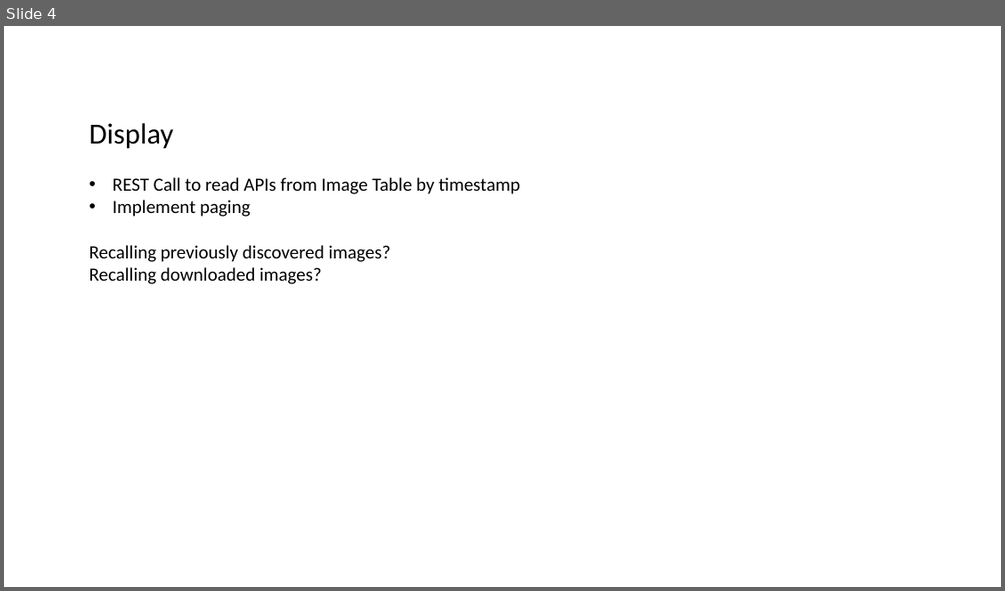
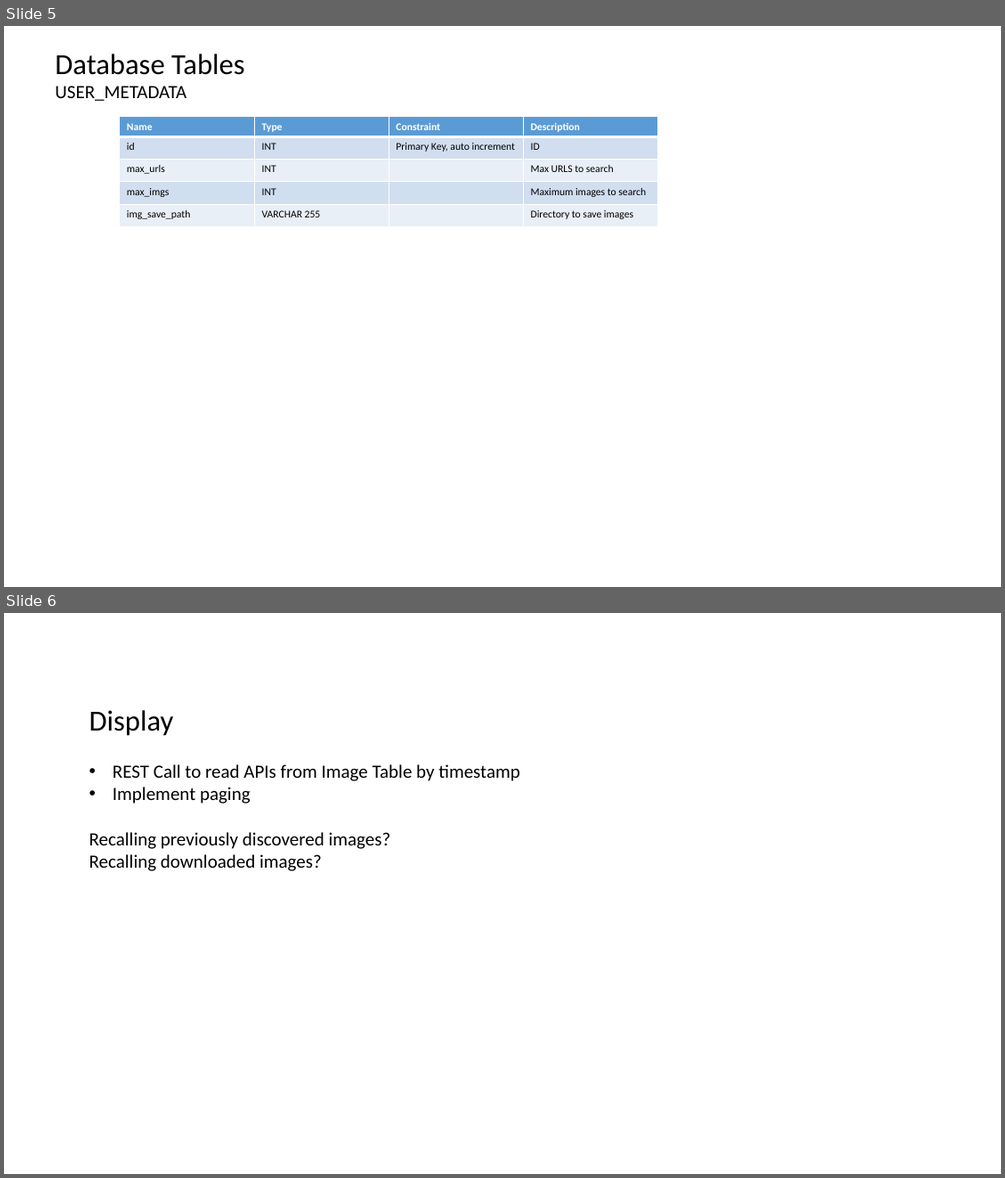
Before and after one commit to datim/squid, a slide deck: docs/design.pptx. Shown one above the other, each under a label of ours: slide 4 before the commit, slides 5 and 6 after it. The pictures are 1005x591 and 1005x1178 pixels, drawn with LibreOffice and Linux fonts; fonts in the diff are those of the drawing. Boxes give left, top, right and bottom in pixels: in the first picture for what was removed or moved away, otherwise in the second. Text is boxed around its words. In the diff, an @@ line names an element or a change of style, - is before the commit and + after.

```diff
--- a/docs/design.pptx
+++ b/docs/design.pptx
@@ slide 5 added at bbox=[4, 26, 1001, 587], background #FFFFFF @@
@@ text added at bbox=[55, 54, 245, 101], 28 pt, text #000000 @@
+Database Tables
+USER_METADATA
@@ table added at bbox=[119, 117, 658, 236], 5 rows, 4 columns @@
+Name | Type | Constraint | Description
+id | INT | Primary Key, auto increment | ID
+max_urls | INT |  | Max URLS to search
+max_imgs | INT |  | Maximum images to search
+img_save_path | VARCHAR 255 |  | Directory to save images
@@ what was slide 4 is now slide 6 @@
```
Also in this commit, not shown: 1 slide changed, 6 other files.
